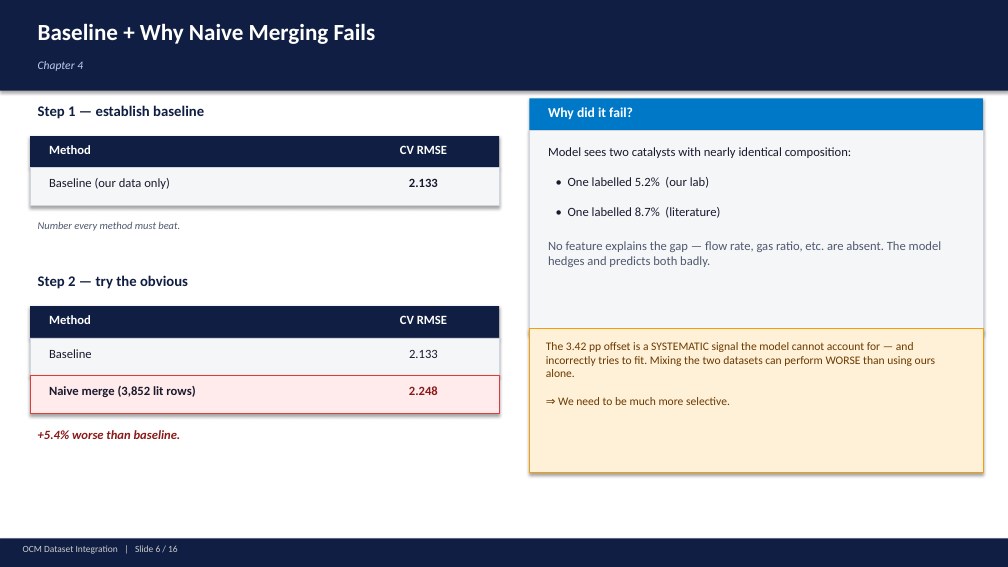
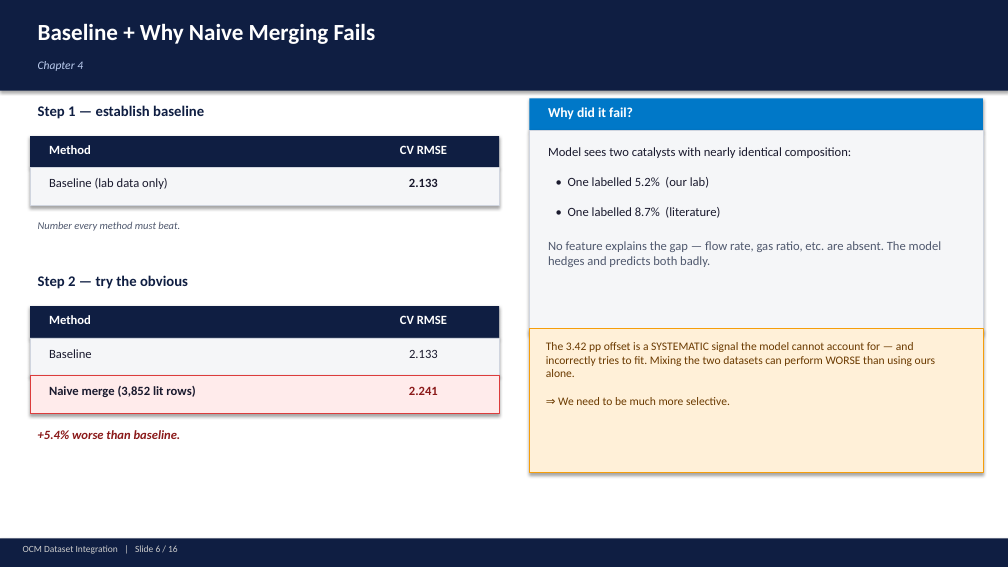
Before and after one commit to ParthN9i4/OCM-Dataset-JAIST, a slide deck: slide 6 of ocm_presentation.pptx. Drawn at 1008x567 pixels with LibreOffice and Linux fonts; fonts in the diff are those of the drawing. Boxes give left, top, right and bottom in pixels: in the first picture for what was removed or moved away, otherwise in the second. Text is boxed around its words. In the diff, an @@ line names an element or a change of style, - is before the commit and + after.

```diff
--- a/ocm_presentation.pptx
+++ b/ocm_presentation.pptx
@@ text at bbox=[49, 178, 168, 189]: text changed @@
-Baseline (our data only)
+Baseline (lab data only)
@@ text at bbox=[409, 386, 438, 395]: text changed @@
-2.248
+2.241
```
Also in this commit, not shown: 5 other slides changed, 13 other files.
